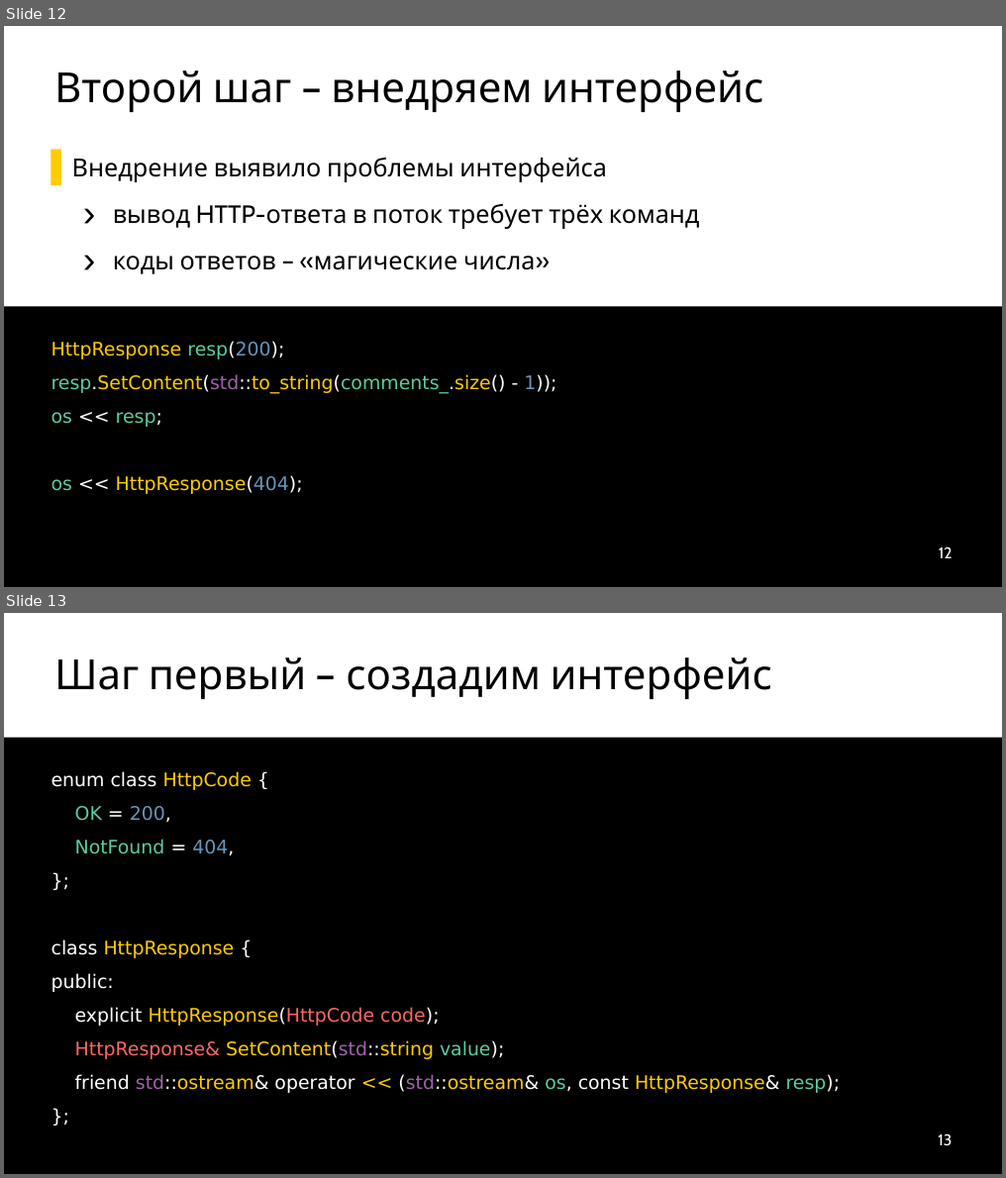
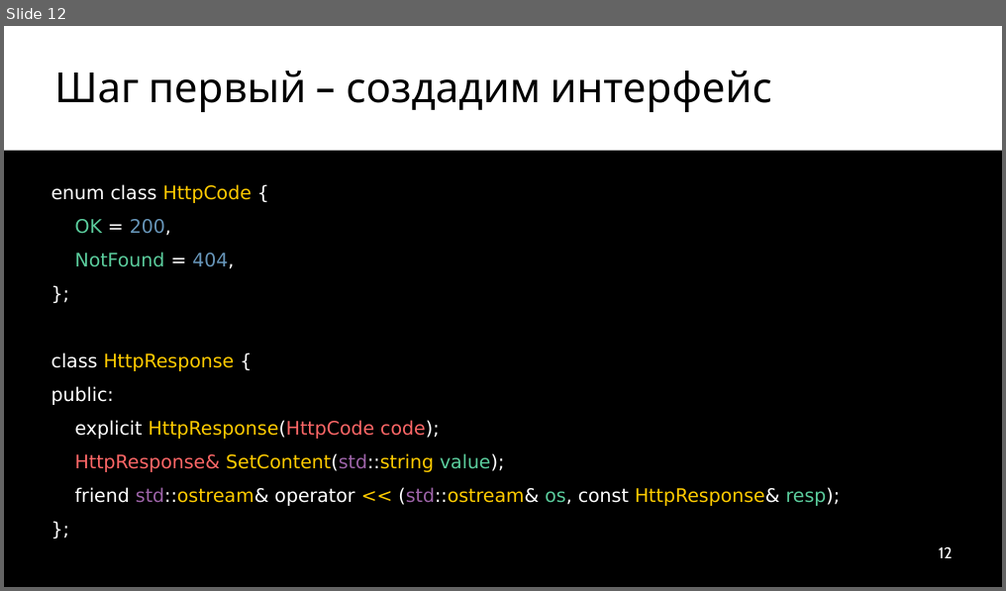
Before and after one commit to ishfb/secr2017, a slide deck: slides.pptx. Shown one above the other, each under a label of ours: slides 12 and 13 before the commit, slide 12 after it. The pictures are 1006x1178 and 1006x591 pixels, drawn with LibreOffice and Linux fonts; fonts in the diff are those of the drawing. Boxes give left, top, right and bottom in pixels: in the first picture for what was removed or moved away, otherwise in the second. Text is boxed around its words. In the diff, an @@ line names an element or a change of style, - is before the commit and + after.

Commit message:
Минус ещё один слайд

```diff
--- a/slides.pptx
+++ b/slides.pptx
@@ slide 12 removed at [4, 26, 1002, 587], background #FFFFFF @@
@@ title removed at [54, 71, 763, 112] @@
-Второй шаг – внедряем интерфейс
@@ text removed at [72, 157, 700, 274] @@
-  ▌ Внедрение выявило проблемы интерфейса
-    › вывод HTTP-ответа в поток требует трёх команд
-    › коды ответов – «магические числа»
@@ text removed at [4, 307, 1002, 587] @@
-HttpResponse resp(200);
-resp.SetContent(std::to_string(comments_.size() - 1));
-os << resp;
-os << HttpResponse(404);
@@ page number removed at [939, 547, 952, 559] @@
-12
@@ what was slide 13 is now slide 12 @@
@@ page number at [939, 547, 952, 559]: text changed @@
-13
+12
```
